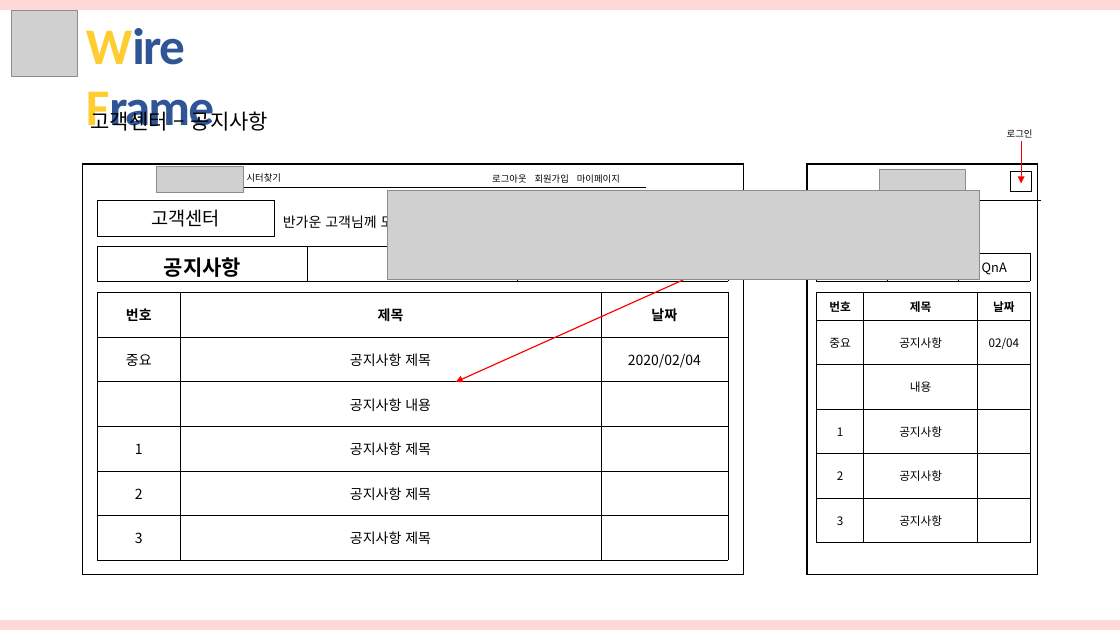
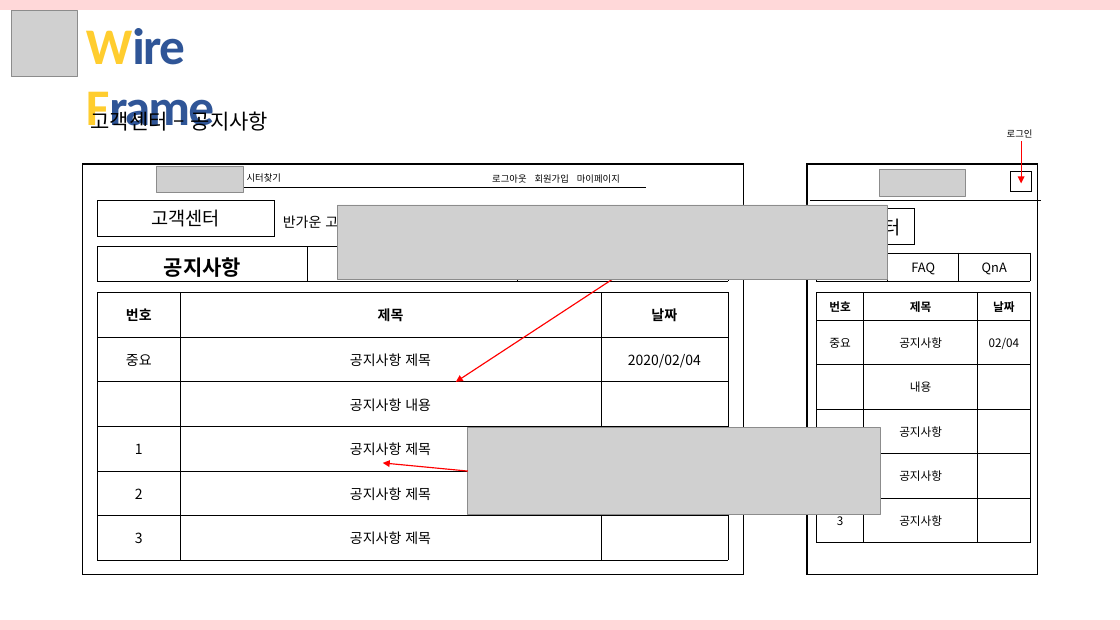
Before and after one commit to hhsw07/ezen-academy-projects, a slide deck: slide 10 of 반려동물관리서비스_hsw.pptx. Drawn at 1120x630 pixels with LibreOffice and Linux fonts; fonts in the diff are those of the drawing; grey boxes stand for pictures. Boxes give left, top, right and bottom in pixels: in the first picture for what was removed or moved away, otherwise in the second. Text is boxed around its words. In the diff, an @@ line names an element or a change of style, - is before the commit and + after.

```diff
--- a/반려동물관리서비스_hsw.pptx
+++ b/반려동물관리서비스_hsw.pptx
@@ picture: place and size @@
-picture at (388, 191, 980, 280)
+picture at (338, 205, 887, 280)
@@ rectangle added at (818, 209, 915, 245), fill #FFFFFF, outline #000000 1 pt, 16 pt, text #000000 @@
+고객센터
@@ arrow moved from (684, 280) - (456, 382) to (613, 280) - (456, 382) @@
@@ picture added at (468, 428, 881, 514) @@
@@ arrow added from (468, 471) to (383, 463), #FF0000 1 pt @@
```
Also in this commit, not shown: 3 other slides changed.
